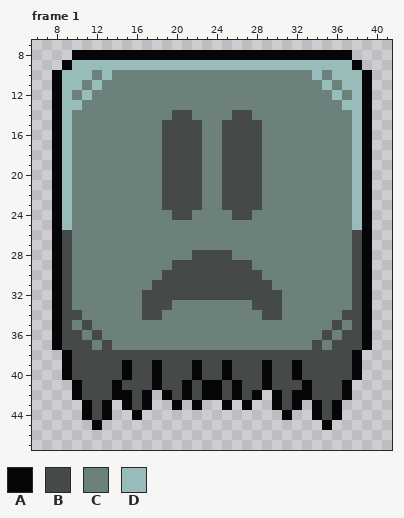
Two versions of one pixel-art file, Aseprites/play/ghost.aseprite. Above: the version before the commit.
48x48 pixels, 1 frame. Shown: frame 1: x 6..41, y 7..47. The commit also changed other frames, which this record leaves out.
Palette (. is transparent): A #060608  B #454947  C #6c807c  D #98bcb9
Pixels before, frame 1, first column x 8:
 8 ..AAAAAAAAAAAAAAAAAAAAAAAAAAAA..
 9 .ADDDDDDDDDDDDDDDDDDDDDDDDDDDDA.
10 ADDDCDCCCCCCCCCCCCCCCCCCCCDCDDDA
11 ADDCDCCCCCCCCCCCCCCCCCCCCCCDCDDA
12 ADCDCCCCCCCCCCCCCCCCCCCCCCCCDCDA
13 ADDCCCCCCCCCCCCCCCCCCCCCCCCCCDDA
14 ADCCCCCCCCCCBBCCCCBBCCCCCCCCCCDA
15 ADCCCCCCCCCBBBBCCBBBBCCCCCCCCCDA
16 ADCCCCCCCCCBBBBCCBBBBCCCCCCCCCDA
17 ADCCCCCCCCCBBBBCCBBBBCCCCCCCCCDA
18 ADCCCCCCCCCBBBBCCBBBBCCCCCCCCCDA
19 ADCCCCCCCCCBBBBCCBBBBCCCCCCCCCDA
20 ADCCCCCCCCCBBBBCCBBBBCCCCCCCCCDA
21 ADCCCCCCCCCBBBBCCBBBBCCCCCCCCCDA
22 ADCCCCCCCCCBBBBCCBBBBCCCCCCCCCDA
23 ADCCCCCCCCCBBBBCCBBBBCCCCCCCCCDA
24 ADCCCCCCCCCCBBCCCCBBCCCCCCCCCCDA
25 ADCCCCCCCCCCCCCCCCCCCCCCCCCCCCDA
26 ABCCCCCCCCCCCCCCCCCCCCCCCCCCCCBA
27 ABCCCCCCCCCCCCCCCCCCCCCCCCCCCCBA
28 ABCCCCCCCCCCCCBBBBCCCCCCCCCCCCBA
29 ABCCCCCCCCCCBBBBBBBBCCCCCCCCCCBA
30 ABCCCCCCCCCBBBBBBBBBBCCCCCCCCCBA
31 ABCCCCCCCCBBBBBBBBBBBBCCCCCCCCBA
32 ABCCCCCCCBBBBBBBBBBBBBBCCCCCCCBA
33 ABCCCCCCCBBBCCCCCCCCBBBCCCCCCCBA
34 ABBCCCCCCBBCCCCCCCCCCBBCCCCCCBBA
35 ABCBCCCCCCCCCCCCCCCCCCCCCCCCBCBA
36 ABBCBCCCCCCCCCCCCCCCCCCCCCCBCBBA
37 ABBBCBCCCCCCCCCCCCCCCCCCCCBCBBBA
38 .ABBBBBBBBBBBBBBBBBBBBBBBBBBBBA.
39 .ABBBBBABBABBBABBABBBABBABBBBBA.
40 .ABBBBBABBABBBABBABBBABBABBBBBA.
41 ..ABBBABBBABBABAABABBABBBABBBA..
42 ..ABBBAABA.ABABAABABA.ABAABBBA..
43 ...ABA.ABA..A.A..A.A..ABA.ABA...
44 ...ABA..A..............A..ABA...
45 ....A......................A....
New version:
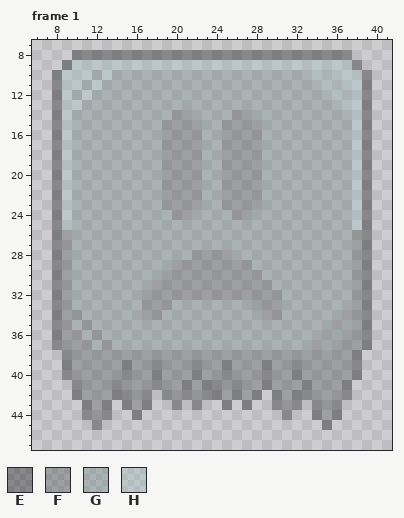
Colours new in this view: E #06060859  F #45494759  G #6c807c59  H #98bcb959
Changes in this commit:
Changed rows in their new state; - is an unchanged pixel.
Frame 1:
first column x 8:
 8 --EEEEEEEEEEEEEEEEEEEEEEEEEEEE--
 9 -EHHHHHHHHHHHHHHHHHHHHHHHHHHHHE-
10 EHHHGHGGGGGGGGGGGGGGGGGGGGHGHHHE
11 EHHGHGGGGGGGGGGGGGGGGGGGGGGHGHHE
12 EHGHGGGGGGGGGGGGGGGGGGGGGGGGHGHE
13 EHHGGGGGGGGGGGGGGGGGGGGGGGGGGHHE
14 EHGGGGGGGGGGFFGGGGFFGGGGGGGGGGHE
15 EHGGGGGGGGGFFFFGGFFFFGGGGGGGGGHE
16 EHGGGGGGGGGFFFFGGFFFFGGGGGGGGGHE
17 EHGGGGGGGGGFFFFGGFFFFGGGGGGGGGHE
18 EHGGGGGGGGGFFFFGGFFFFGGGGGGGGGHE
19 EHGGGGGGGGGFFFFGGFFFFGGGGGGGGGHE
20 EHGGGGGGGGGFFFFGGFFFFGGGGGGGGGHE
21 EHGGGGGGGGGFFFFGGFFFFGGGGGGGGGHE
22 EHGGGGGGGGGFFFFGGFFFFGGGGGGGGGHE
23 EHGGGGGGGGGFFFFGGFFFFGGGGGGGGGHE
24 EHGGGGGGGGGGFFGGGGFFGGGGGGGGGGHE
25 EHGGGGGGGGGGGGGGGGGGGGGGGGGGGGHE
26 EFGGGGGGGGGGGGGGGGGGGGGGGGGGGGFE
27 EFGGGGGGGGGGGGGGGGGGGGGGGGGGGGFE
28 EFGGGGGGGGGGGGFFFFGGGGGGGGGGGGFE
29 EFGGGGGGGGGGFFFFFFFFGGGGGGGGGGFE
30 EFGGGGGGGGGFFFFFFFFFFGGGGGGGGGFE
31 EFGGGGGGGGFFFFFFFFFFFFGGGGGGGGFE
32 EFGGGGGGGFFFFFFFFFFFFFFGGGGGGGFE
33 EFGGGGGGGFFFGGGGGGGGFFFGGGGGGGFE
34 EFFGGGGGGFFGGGGGGGGGGFFGGGGGGFFE
35 EFGFGGGGGGGGGGGGGGGGGGGGGGGGFGFE
36 EFFGFGGGGGGGGGGGGGGGGGGGGGGFGFFE
37 EFFFGFGGGGGGGGGGGGGGGGGGGGFGFFFE
38 -EFFFFFFFFFFFFFFFFFFFFFFFFFFFFE-
39 -EFFFFFEFFEFFFEFFEFFFEFFEFFFFFE-
40 -EFFFFFEFFEFFFEFFEFFFEFFEFFFFFE-
41 --EFFFEFFFEFFEFEEFEFFEFFFEFFFE--
42 --EFFFEEFE-EFEFEEFEFE-EFEEFFFE--
43 ---EFE-EFE--E-E--E-E--EFE-EFE---
44 ---EFE--E--------------E--EFE---
45 ----E----------------------E----
Boxes around the changes in both pictures, in picture pixels (x1, y1, x2, y2):
changed: (52, 50, 372, 430)
